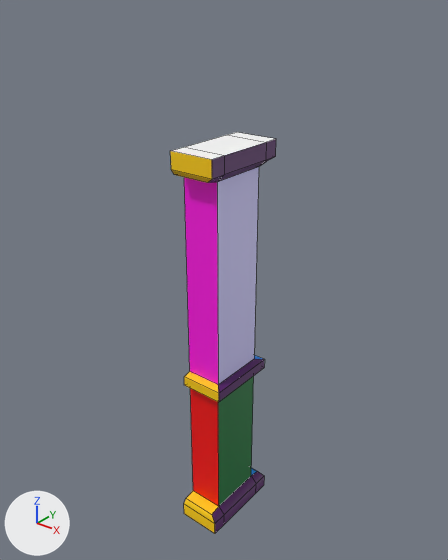
The FBX model ABigMess/Assets/Models/HouseBuilding/Wall_end.fbx, before and after one commit.
One viewpoint serves both versions: a camera (50 mm lens) standing at (1.94, -2.29, 2.95) and looking at (0.08, 0.04, 1.5). Every picture has the same lights, and +X, +Y and +Z are marked at lower left. Mesh edges are drawn as thin lines. Where no turn or scale is listed for an object, it has been applied to the vertices.

In view in the first picture: 'wall_1m_end'.
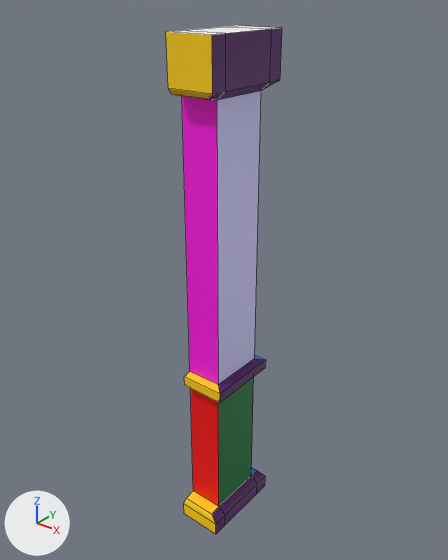
The newer file is also turned or shifted as a whole; pictures and numbers use the older file's frame.

Location of each change, [x1, y1, x2, y2] in pixels of the pictures (448 x 560 px; the box of a moved part takes in the faces that stretch with it):
'wall_1m_end', reshaped (9% wider, 26% taller)
    before: [170, 132, 276, 534]
    after: [166, 26, 282, 534]
part 1 of me_mesh, moved or reshaped
    before: [170, 132, 276, 385]
    after: [166, 26, 282, 385]

Edits to the bpy script that builds the scene:
```text
Change me_mesh:
    used by ob_wall_1m_end; location = (0.0, 0.0, 0.0)
    remove me_mesh.from_pydata(...)  # 60 vertices, 45 faces; spans x 0.0..0.24, y -0.25..0.25, z 0.0..2.25
    add me_mesh.from_pydata(...)  # 60 vertices, 45 faces; spans x 0.0..0.25, y -0.25..0.25, z 0.0..2.75
    me_mesh part 1: 22 of 60 vertices moved; they spanned x 0.0..0.24, y -0.25..0.25, z 2.12..2.25 and now span x 0.0..0.25, y -0.25..0.25, z 2.48..2.75; mean shift (0.0, 0.0, 0.41); largest move (0.24, 0.25, 2.25) -> (0.25, 0.25, 2.75)
```
